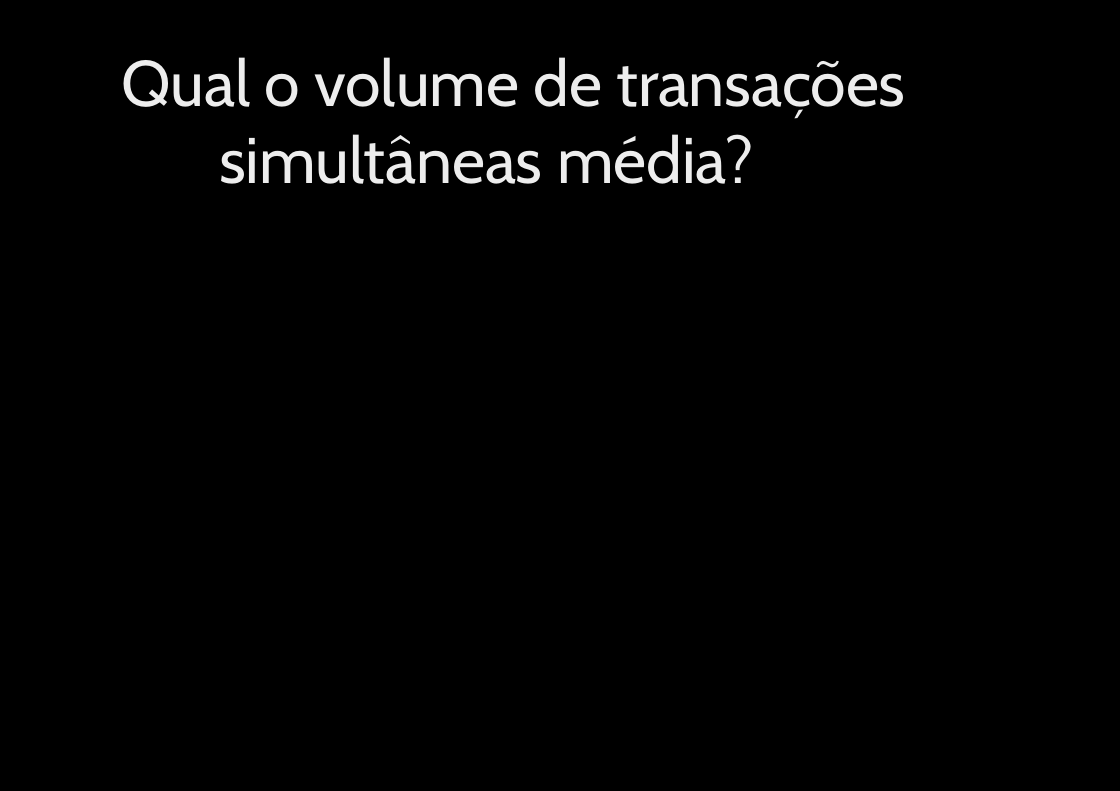
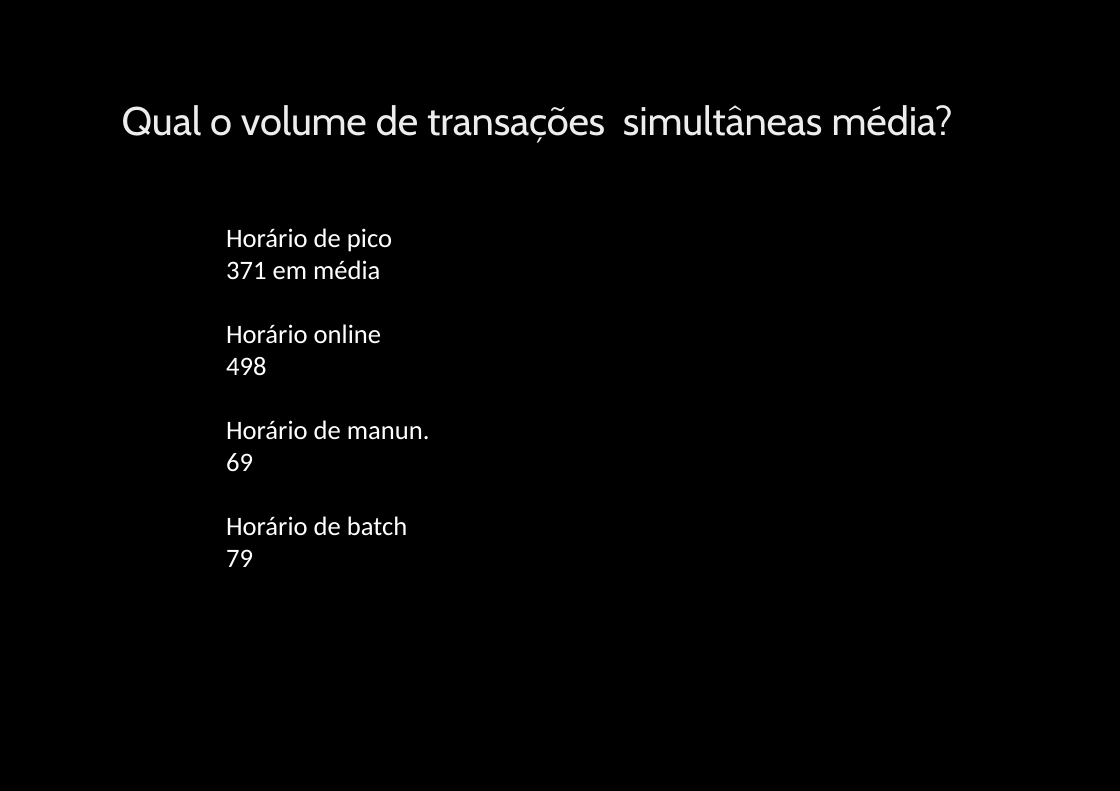
Before and after one commit to khorenn/PI, a slide deck: slide 6 of apresentação/Definições do projeto integrador.pptx (slide 7 before the commit). Drawn at 1120x791 pixels with LibreOffice and Linux fonts; fonts in the diff are those of the drawing; background and template pictures are left out. Boxes give left, top, right and bottom in pixels: in the first picture for what was removed or moved away, otherwise in the second. Text is boxed around its words. In the diff, an @@ line names an element or a change of style, - is before the commit and + after.

```diff
--- a/apresentação/Definições do projeto integrador.pptx
+++ b/apresentação/Definições do projeto integrador.pptx
@@ title "Qual o volume de transações ...": place and size @@
-title "Qual o volume de transações ..." at (122, 57, 906, 184)
+title "Qual o volume de transações ..." at (122, 105, 953, 143)
@@ title "Qual o volume de transações ..." at (122, 105, 953, 143): size 48.5 to 30 pt @@
@@ text added at (226, 228, 430, 567), 20 pt, text #FFFFFF @@
+Horário de pico
+371 em média
+Horário online
+498
+Horário de manun.
+69
+Horário de batch
+79
```
Also in this commit, not shown: 5 other slides changed, 2 slides added, 3 slides removed.
